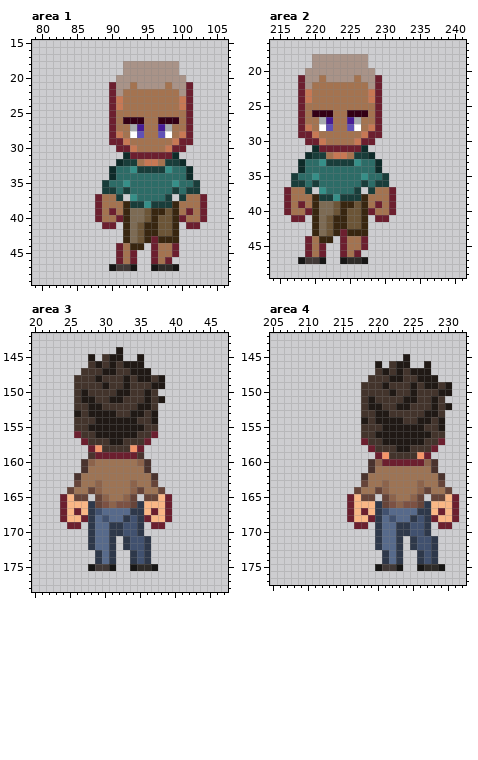
Edited in one commit: pixel-art file (Assets/Textures/Characters/fisherman_spritesheet.aseprite). Above, as it was before the edit.
528x832 pixels, 1 frame. Colours within 5 levels of each other are drawn and written as one. Shown: area 1: x 79..106, y 15..49; area 2: x 214..241, y 16..49; area 3: x 20..47, y 142..178; area 4: x 205..232, y 142..177. The commit also changed other parts of the picture, which this record leaves out.
After the commit:
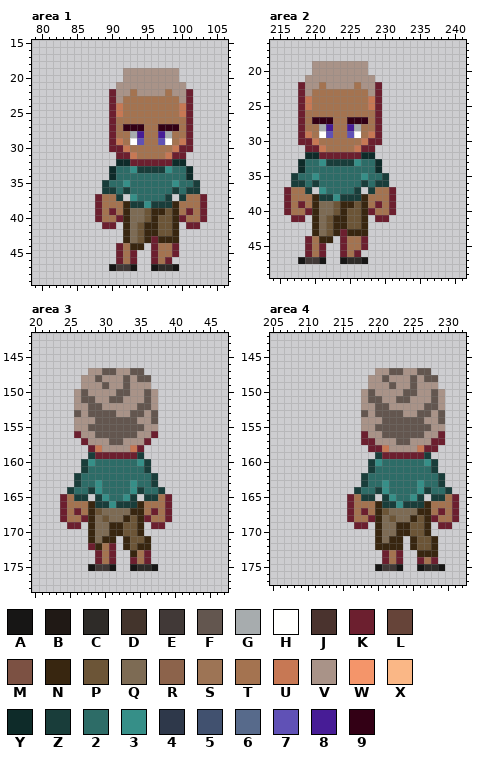
Palette (. is transparent): A #171615  B #201915  C #2e2b28  D #43342c  E #413937  F #63564f  G #a7acae  H #fffffe  J #4a332e  K #6c1f2f  L #664439  M #7c5143  N #382610  P #6c5537  Q #7d6b54  R #8c634b  S #9d7455  T #a47350  U #c77854  V #a99388  W #f4956a  X #fab786  Y #0e2b29  Z #193d3a  2 #2d6c67  3 #368f88  4 #2e384a  5 #41516f  6 #576a8b  7 #6051b6  8 #471c96  9 #330015
Diff:
--- area 1
@@ x 88..103 @@
 17 ................
-18 ....VVVVVVVV....
+18 ................
 19 ....VVVVVVVV....
-20 ...VVVVVVVVVV...
-21 ..KVVTVVVVTVVK..
-22 ..KVTTTTTTTTVK..
-23 ..KUTTTTTTTTUK..
+20 ....VVVVVVVV....
+21 ...VVVVVVVVVV...
+22 ..KVVTVVVVTVVK..
+23 ..KVTTTTTTTTVK..
 24 ..KUTTTTTTTTUK..
-25 ..KTTTTTTTTTTK..
-26 ..KT999TT999TK..
-27 ..KTTG8TT8GTTK..
-28 ..KUTH7TT7HTUK..
-29 ..KKUTTTTTTUKK..
-30 ...KKUTTTTUKK...
-31 ....YKKKKKKY....
-32 ...YZZTUUTZZY...
+25 ..KUTTTTTTTTUK..
+26 ..KTTTTTTTTTTK..
+27 ..KT999TT999TK..
+28 ..KTTG8TT8GTTK..
+29 ..KUTH7TT7HTUK..
+30 ..KKUTTTTTTUKK..
+31 ...KKUTTTTUKK...
+32 ...YYKKKKKKYY...
 33 ..Y223ZZZZ322Y..
--- area 2
@@ x 216..231 @@
 17 ................
-18 ....VVVVVVVV....
+18 ................
 19 ....VVVVVVVV....
-20 ...VVVVVVVVVV...
-21 ..KVVTVVVVTVVK..
-22 ..KVTTTTTTTTVK..
-23 ..KUTTTTTTTTUK..
+20 ....VVVVVVVV....
+21 ...VVVVVVVVVV...
+22 ..KVVTVVVVTVVK..
+23 ..KVTTTTTTTTVK..
 24 ..KUTTTTTTTTUK..
-25 ..KTTTTTTTTTTK..
-26 ..KT999TT999TK..
-27 ..KTTG8TT8GTTK..
-28 ..KUTH7TT7HTUK..
-29 ..KKUTTTTTTUKK..
-30 ...KKUTTTTUKK...
-31 ....YKKKKKKY....
-32 ...YZZTUUTZZY...
+25 ..KUTTTTTTTTUK..
+26 ..KTTTTTTTTTTK..
+27 ..KT999TT999TK..
+28 ..KTTG8TT8GTTK..
+29 ..KUTH7TT7HTUK..
+30 ..KKUTTTTTTUKK..
+31 ...KKUTTTTUKK...
+32 ...YYKKKKKKYY...
 33 ..Y223ZZZZ322Y..
--- area 3
@@ x 23..40 @@
 143 ..................
-144 .........B........
-145 .....B.DBB..B.....
-146 .....DBDBDBBB.....
-147 ....DDDBBDDBBB....
-148 ...DDDBDDDBDBBDB..
-149 ...DDDDBDDBDDDBB..
-150 ...DBDDDDBBDDBD...
-151 ...DBBDDBBDDDBDB..
-152 ...DDBBDDDDDBBD...
-153 ...BDBBBBDDBBDB...
-154 ...DDDBBBBBBDDB...
-155 ...DDBBBBBBBBDD...
-156 ...KDDBBBBBBDDK...
-157 ....KDDDBBDDDK....
-158 .....KWDDDDWK.....
-159 .....JKKKKKKJ.....
-160 ....JRSSSSSSRJ....
-161 ....JSSSSSSSSJ....
-162 ...JSSSSSSSSSSJ...
-163 ...LSSRSSSSRSSL...
-164 ..LSSLRSSSSRLSSL..
-165 .KXLL.LRSSRL.LLXK.
-166 .KXXX4LMRMML4XXXK.
-167 .KXKX45666644XKXK.
-168 .KXXK46566454KXXK.
-169 ..KK.46644554.KK..
-170 .....46644554.....
-171 .....4664.4554....
-172 .....4664.4554....
-173 ......464..454....
-174 ......464..454....
+144 ..................
+145 ..................
+146 ..................
+147 .....VVFFVVFF.....
+148 ....VVFVVVFVFF....
+149 ....VVVFVVFVVV....
+150 ...VFVVVVFFVVFV...
+151 ...VFFVVFFVVVFV...
+152 ...VVFFVVVVVFFV...
+153 ...FVFFFFVVFFVF...
+154 ...VVVFFFFFFVVF...
+155 ...VVFFFFFFFFVV...
+156 ...KVVFFFFFFVVK...
+157 ....KVVVFFVVVK....
+158 .....KUVVVVUK.....
+159 .....ZKKKKKKZ.....
+160 ....Z32222223Z....
+161 ....Z22222222Z....
+162 ...Z2222222222Z...
+163 ...Z2232222322Z...
+164 ..Z22Z322223Z22Z..
+165 .KTZZ.Z3223Z.ZZTK.
+166 .KTTTNZZ3ZZZNTTTK.
+167 .KTKTNPQQQQNNTKTK.
+168 .KTTKNQPQQNPNKTTK.
+169 ..KK.NQQNNPPN.KK..
+170 .....NQQNNPPN.....
+171 .....NQNN.NPPN....
+172 .....KNTK.NPNN....
+173 ......KTK..NTK....
+174 ......KTK..KTK....
 175 .....AEEA..ACCA...
--- area 4
@@ x 215..232 @@
 144 ..................
-145 .........B........
-146 .....B.DBB..B.....
-147 .....DBDBDBBB.....
-148 ....DDDBBDDBBB....
-149 ...DDDBDDDBDBBDB..
-150 ...DDDDBDDBDDDBB..
-151 ...DBDDDDBBDDBD...
-152 ...DBBDDBBDDDBDB..
-153 ...DDBBDDDDDBBD...
-154 ...BDBBBBDDBBDB...
-155 ...DDDBBBBBBDDB...
-156 ...DDBBBBBBBBDD...
-157 ...KDDBBBBBBDDK...
-158 ....KDDDBBDDDK....
-159 .....KWDDDDWK.....
-160 ....JRKKKKKKRJ....
-161 ....JSSSSSSSSJ....
-162 ...JSSSSSSSSSSJ...
-163 ...LSSRSSSSRSSL...
-164 ..LSSLRSSSSRLSSL..
-165 .KXLL.LRSSRL.LLXK.
-166 .KXXX4LMRMML4XXXK.
-167 .KXKX45666644XKXK.
-168 .KXXK46566454KXXK.
-169 ..KK.46644554.KK..
-170 .....46644554.....
-171 .....4664.4554....
-172 .....4664.4554....
-173 ......464..454....
-174 ......464..454....
+145 ..................
+146 ..................
+147 .....VVFFVVFF.....
+148 ....VVFVVVFVFF....
+149 ....VVVFVVFVVV....
+150 ...VFVVVVFFVVFV...
+151 ...VFFVVFFVVVFV...
+152 ...VVFFVVVVVFFV...
+153 ...FVFFFFVVFFVF...
+154 ...VVVFFFFFFVVF...
+155 ...VVFFFFFFFFVV...
+156 ...KVVFFFFFFVVK...
+157 ...KKVVVFFVVVKK...
+158 ....KKUVVVVUKK....
+159 .....ZKKKKKKZ.....
+160 ....Z32222223Z....
+161 ....Z22222222Z....
+162 ...Z2222222222Z...
+163 ...Z2232222322Z...
+164 ..Z22Z322223Z22Z..
+165 .KTZZ.Z3223Z.ZZTK.
+166 .KTTTNZZ3ZZZNTTTK.
+167 .KTKTNPQQQQNNTKTK.
+168 .KTTKNQPQQNPNKTTK.
+169 ..KK.NQQNNPPN.KK..
+170 .....NQQNNPPN.....
+171 .....NQNN.NPPN....
+172 .....NNNN.NPPN....
+173 ......KTK..NNN....
+174 ......KTK..KTK....
 175 .....AEEA..ACCA...
Where, in picture pixels (left, top, right, bottom), the same in both pictures:
changed: (109, 61, 193, 166)
changed: (298, 54, 382, 159)
changed: (67, 347, 165, 564)
changed: (354, 354, 452, 564)
